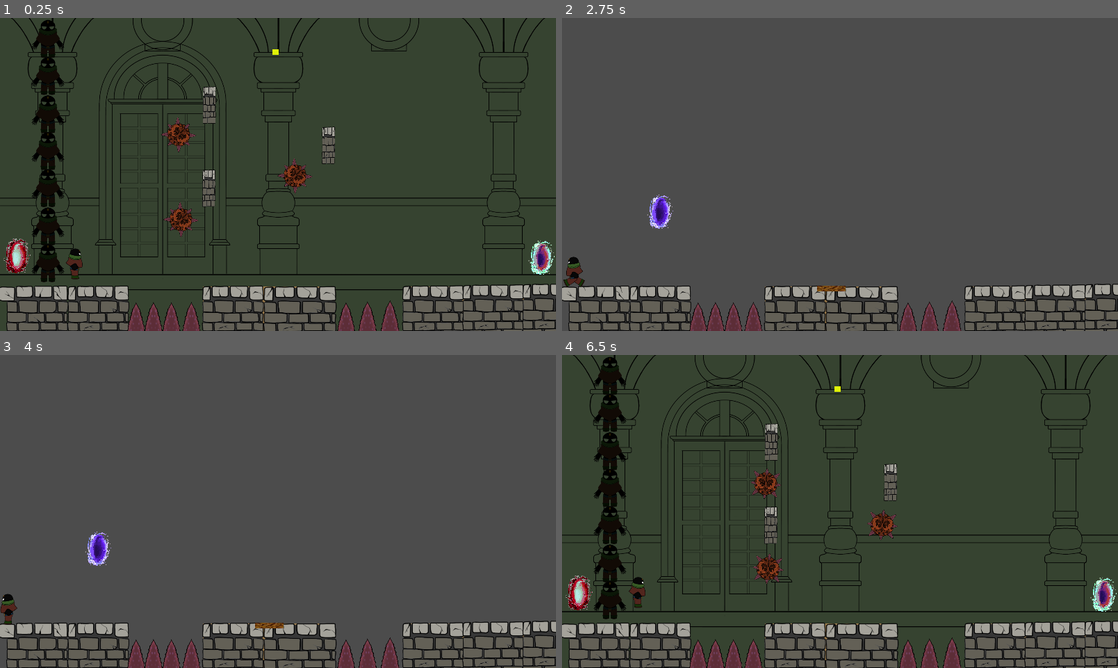
Above: before the commit, frames 1-4 (two rows, left to right).
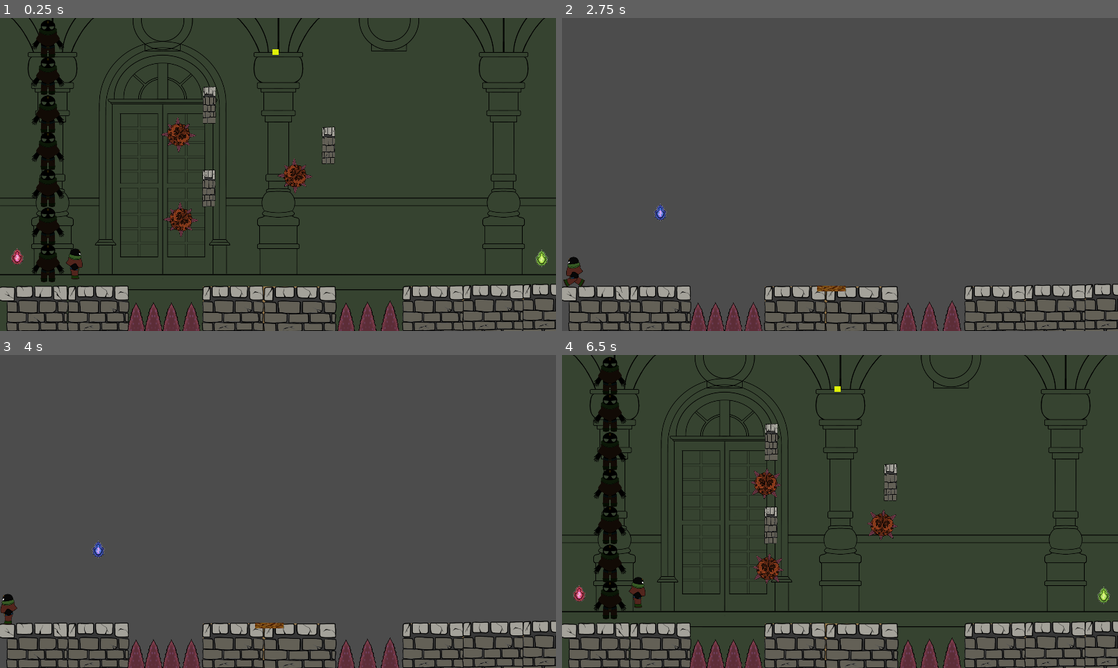
Above: after the commit, the same moments.

Repository: alaniv/GGJ2023TimelessMansion
Game: Godot game, scene res://Prototype/Levels/Level2.tscn
Two runs of this game, one before a commit and one after it. Both use one fixed random seed, a clock stepped at 60 frames per second and the inputs below. The project has no main scene, so this scene is started directly.
Inputs:
- Up to frame 1 (0.25 s): no input
- Up to frame 2 (2.75 s): tap Enter (ui_accept) at 0.5, 0.77, 1.52 s; hold Right (ui_right) 0.53-2.03 s; hold Left (ui_left) from 2.03 s (still down)
- Up to frame 3 (4 s): keep holding Left (ui_left); tap Enter (ui_accept) at 3.02, 3.5, 3.77 s
- Up to frame 4 (6.5 s): tap Enter (ui_accept) at 4.25, 4.52, 6.02 s; release Left (ui_left) at 4.28 s; hold Right (ui_right) from 4.28 s (still down)

The runs differ from the first frame. In frame 1, 0.7% of the frame differs, in the area x 0-100%, y 70-82%; in frame 2, 0.3%; in frame 3, 0.3%; in frame 4, 0.7%.

Commit message:
reload portal asset

Diff:
--- a/Prototype/ErasManagement/Portal/Portal.tscn
+++ b/Prototype/ErasManagement/Portal/Portal.tscn
@@ -1,10 +1,10 @@
 [gd_scene load_steps=4 format=2]
 
 [ext_resource path="res://Prototype/ErasManagement/Portal/Portal.gd" type="Script" id=1]
-[ext_resource path="res://Prototype/ErasManagement/Portal/portals.png" type="Texture" id=2]
+[ext_resource path="res://Prototype/ErasManagement/Portal/seed_portals.png" type="Texture" id=2]
 
 [sub_resource type="RectangleShape2D" id=1]
-extents = Vector2( 31.5, 55 )
+extents = Vector2( 31.5, 33.5 )
 
 [node name="Portal" type="Area2D" groups=["Portal"]]
 script = ExtResource( 1 )
@@ -13,12 +13,13 @@
 }
 
 [node name="CollisionShape2D" type="CollisionShape2D" parent="."]
-position = Vector2( 2.5, 4 )
+position = Vector2( 2.5, 2.5 )
 shape = SubResource( 1 )
 
 [node name="Sprite" type="Sprite" parent="."]
-scale = Vector2( 0.264, 0.264 )
+position = Vector2( 2.5, 2.5 )
+scale = Vector2( 1.16667, 1.16667 )
 texture = ExtResource( 2 )
-hframes = 4
+hframes = 3
 
 [connection signal="body_shape_entered" from="." to="." method="_on_Portal_body_shape_entered"]
Binary file added: Prototype/ErasManagement/Portal/seed_portals.png
Not shown, added: Prototype/ErasManagement/Portal/seed_portals.png.import
